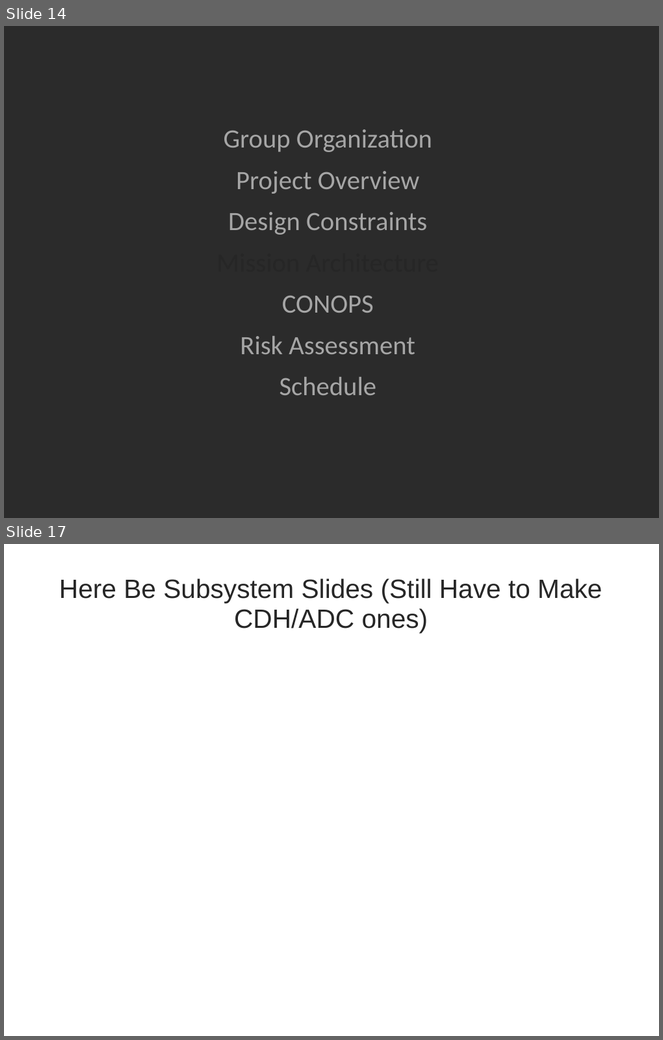
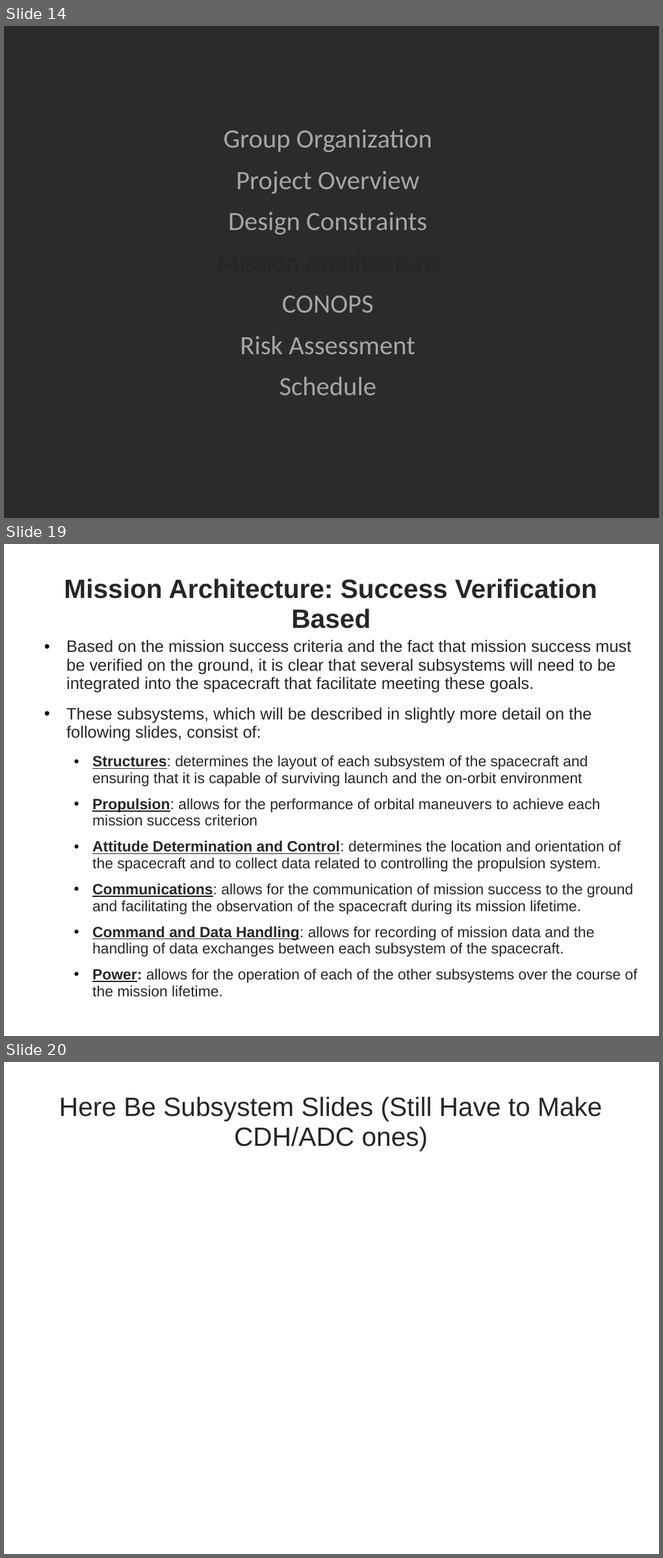
Before and after one commit to RascalSeniorDesign/Preliminary-Design, a slide deck: CMQA/Presentations/First Semester Presentation.pptx. Shown one above the other, each under a label of ours: slides 14 and 17 before the commit, slides 14, 19 and 20 after it; the slides between them are not shown. The pictures are 663x1040 and 663x1558 pixels, drawn with LibreOffice and Linux fonts; fonts in the diff are those of the drawing; background and template pictures are left out; a plain dark background stands for a picture behind light text. Boxes give left, top, right and bottom in pixels: in the first picture for what was removed or moved away, otherwise in the second. Text is boxed around its words. In the diff, an @@ line names an element or a change of style, - is before the commit and + after.

Commit message:
Added mission architecture slides

```diff
--- a/CMQA/Presentations/First Semester Presentation.pptx
+++ b/CMQA/Presentations/First Semester Presentation.pptx
@@ slide 19 added at [4, 544, 659, 1036], background picture (left out) @@
@@ title added at [64, 578, 597, 628], 32 pt, text #262626, bold @@
+Mission Architecture: Success Verification Based
@@ text added at [66, 640, 638, 997], 18 pt, text #262626 @@
+• Based on the mission success criteria and the fact that mission success must be verified on the ground, it is clear that several subsystems will need to be integrated into the spacecraft that facilitate meeting these goals.
+• These subsystems, which will be described in slightly more detail on the following slides, consist of:
+  • Structures: determines the layout of each subsystem of the spacecraft and ensuring that it is capable of surviving launch and the on-orbit environment
+  • Propulsion: allows for the performance of orbital maneuvers to achieve each mission success criterion
+  • Attitude Determination and Control: determines the location and orientation of the spacecraft and to collect data related to controlling the propulsion system.
+  • Communications: allows for the communication of mission success to the ground and facilitating the observation of the spacecraft during its mission lifetime.
+  • Command and Data Handling: allows for recording of mission data and the handling of data exchanges between each subsystem of the spacecraft.
+  • Power: allows for the operation of each of the other subsystems over the course of the mission lifetime.
@@ page number added at [624, 1018, 648, 1036], 14 pt, text #FFFFFF @@
+19
@@ what was slide 17 is now slide 20 @@
```
Also in this commit, not shown: 1 slide changed, 3 other slides added, 1 slide removed.
